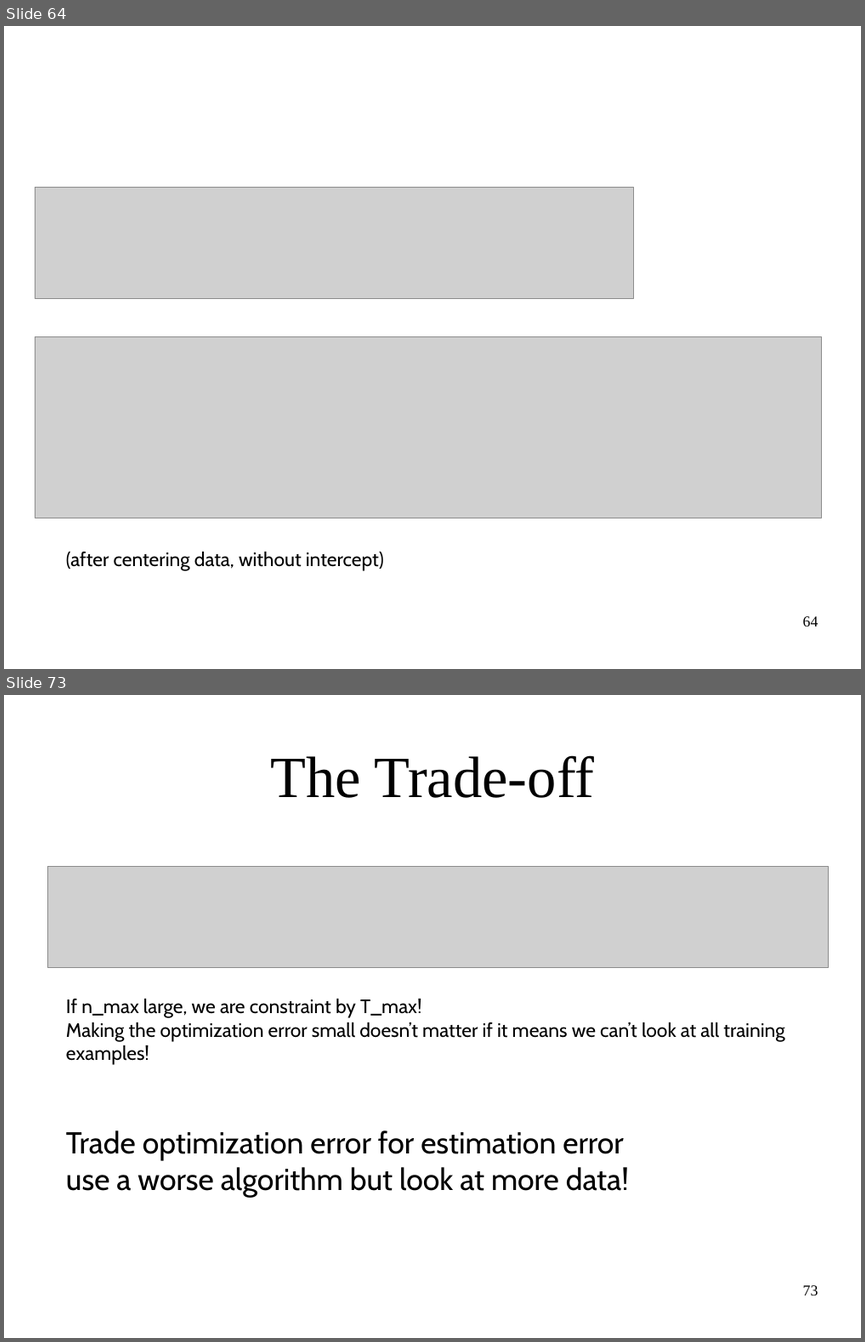
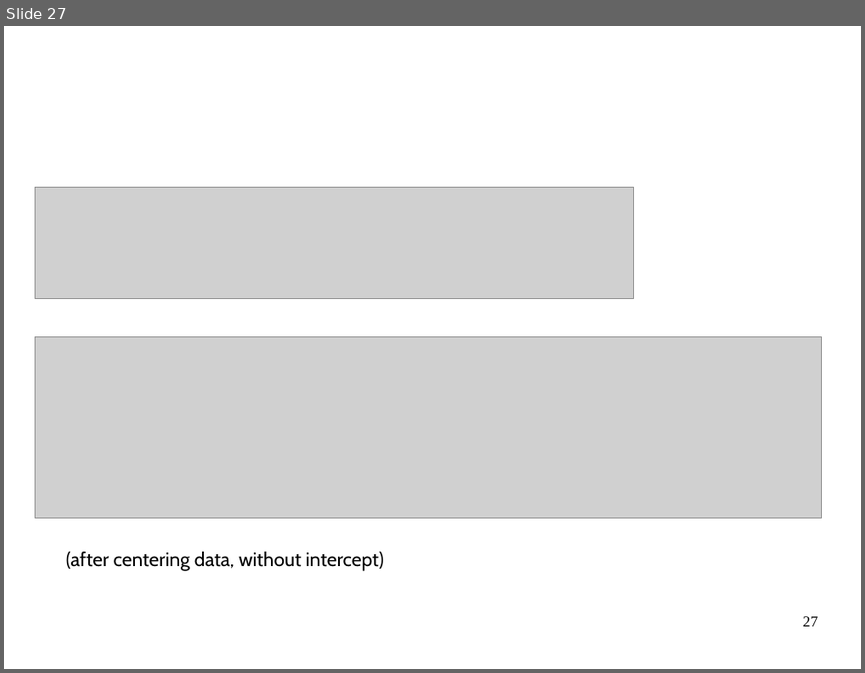
Before and after one commit to DS-BootCamp-DSI-Columbia/AY2017-2018-Winter-Collaboratory, a slide deck: Bootcamp-materials/slides/day2-linear-models-nearest-neighbors.odp. Shown one above the other, each under a label of ours: slides 64 and 73 before the commit, slide 27 after it; the slides between them are not shown. The pictures are 865x1342 and 865x673 pixels, drawn with LibreOffice and Linux fonts; fonts in the diff are those of the drawing; grey boxes stand for pictures. Boxes give left, top, right and bottom in pixels: in the first picture for what was removed or moved away, otherwise in the second. Text is boxed around its words. In the diff, an @@ line names an element or a change of style, - is before the commit and + after.

```diff
--- a/Bootcamp-materials/slides/day2-linear-models-nearest-neighbors.odp
+++ b/Bootcamp-materials/slides/day2-linear-models-nearest-neighbors.odp
@@ slide 73 removed at (4, 695, 861, 1338), background #FFFFFF @@
@@ title removed at (270, 755, 595, 798) @@
-The Trade-off
@@ picture removed at (47, 866, 828, 967) @@
@@ text removed at (66, 998, 784, 1197) @@
-If n_max large, we are constraint by T_max!
-Making the optimization error small doesn’t matter if it means we can’t look at all training examples!
-Trade optimization error for estimation error
-use a worse algorithm but look at more data!
@@ page number removed at (803, 1285, 818, 1295) @@
-73
@@ what was slide 64 is now slide 27 @@
@@ page number at (803, 616, 818, 626): text changed @@
-64
+27
```
Also in this commit, not shown: 4 slides changed, 51 other slides removed, 2 other files.
